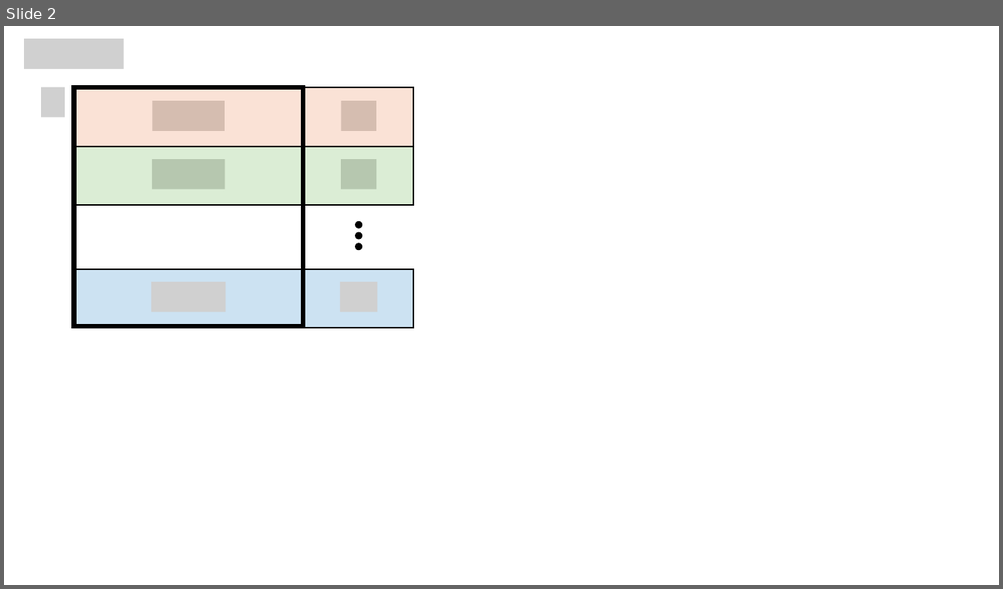
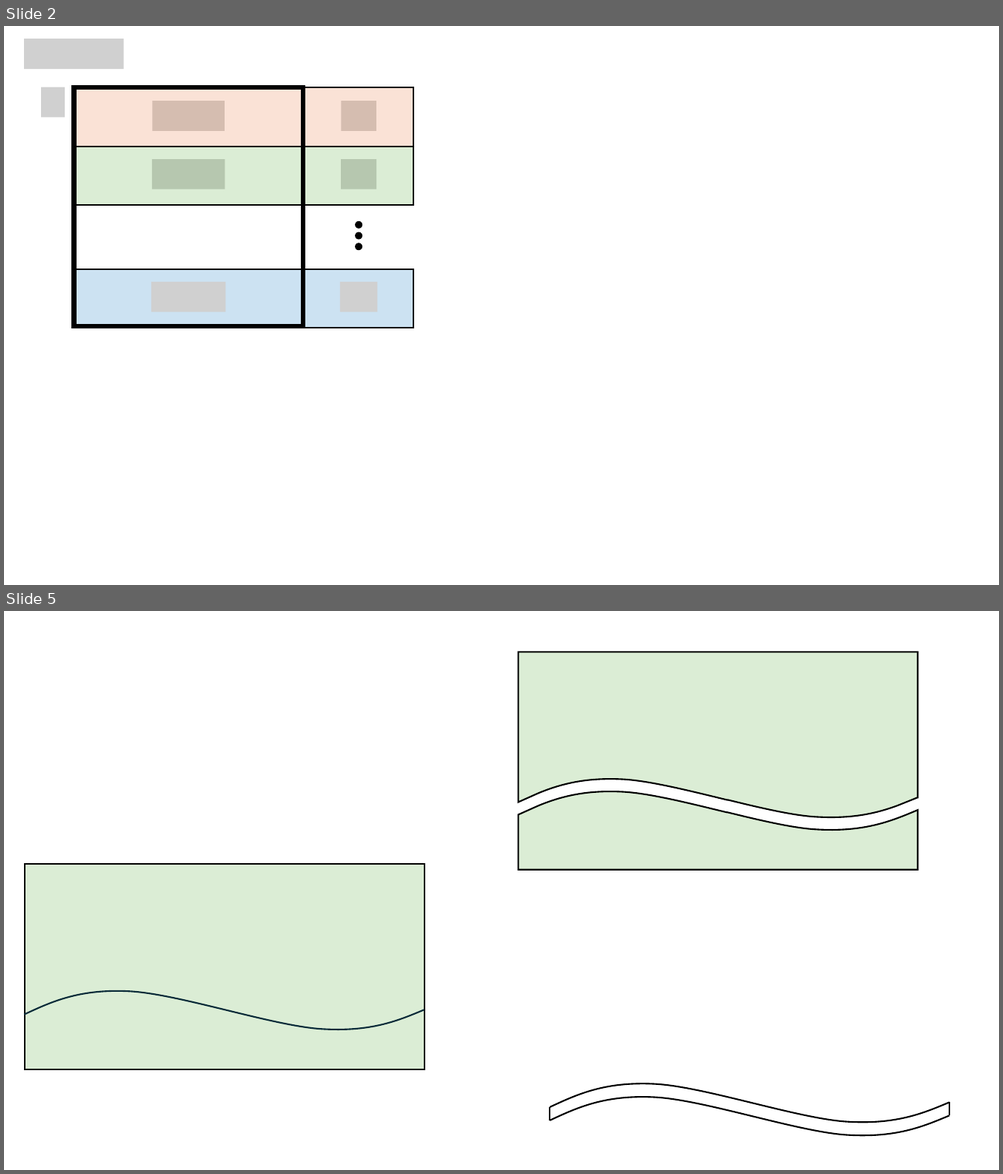
Before and after one commit to Takayoshi-Matsuyama/app_repo, a slide deck: stat/bayes theorem and PCR test.pptx. Shown one above the other, each under a label of ours: slide 2 before the commit, slides 2 and 5 after it; the slides between them are not shown. The pictures are 1003x589 and 1003x1174 pixels, drawn with LibreOffice and Linux fonts; fonts in the diff are those of the drawing; grey boxes stand for pictures. Boxes give left, top, right and bottom in pixels: in the first picture for what was removed or moved away, otherwise in the second. Text is boxed around its words. In the diff, an @@ line names an element or a change of style, - is before the commit and + after.

```diff
--- a/stat/bayes theorem and PCR test.pptx
+++ b/stat/bayes theorem and PCR test.pptx
@@ slide 5 added at <box>4,611,999,1170</box>, background #FFFFFF @@
@@ freeform shape added at <box>518,652,917,817</box>, fill #4EA72E at 20% opacity, outline #000000 1.5 pt @@
@@ freeform shape added at <box>518,792,917,870</box>, fill #4EA72E at 20% opacity, outline #000000 1.5 pt @@
@@ rectangle added at <box>25,864,424,1070</box>, fill #4EA72E at 20% opacity, outline #000000 1.5 pt @@
@@ freeform shape added at <box>24,991,424,1031</box>, outline #092A39 1.5 pt @@
@@ group added at <box>549,1084,949,1136</box>: 2 freeform shapes, 2 lines @@
```
Also in this commit, not shown: 2 slides changed, 1 other slide added, 4 other files.
